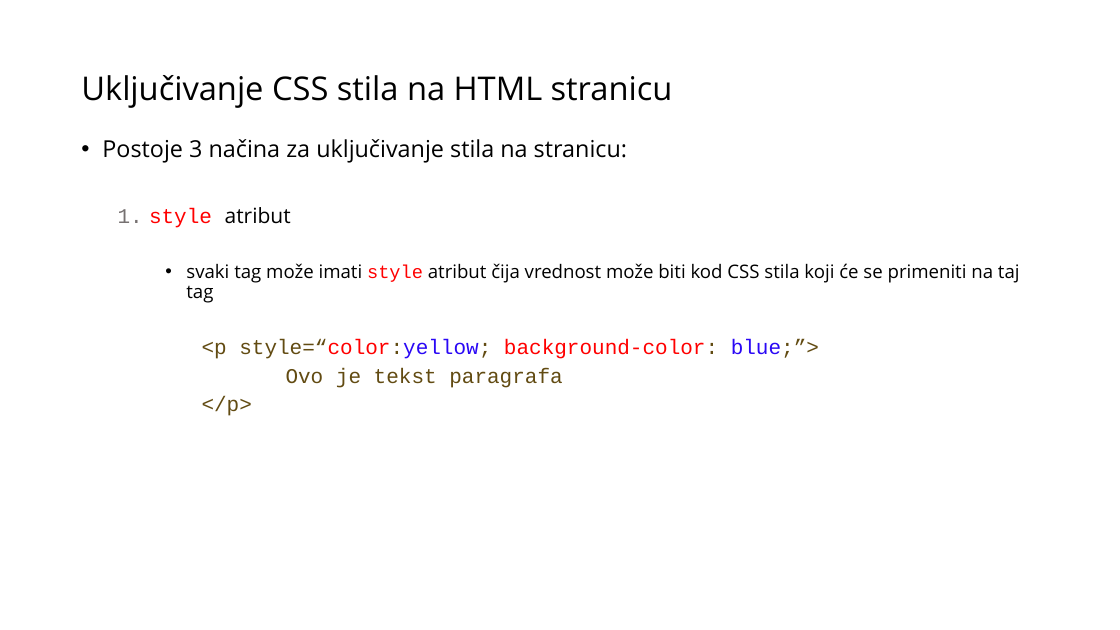
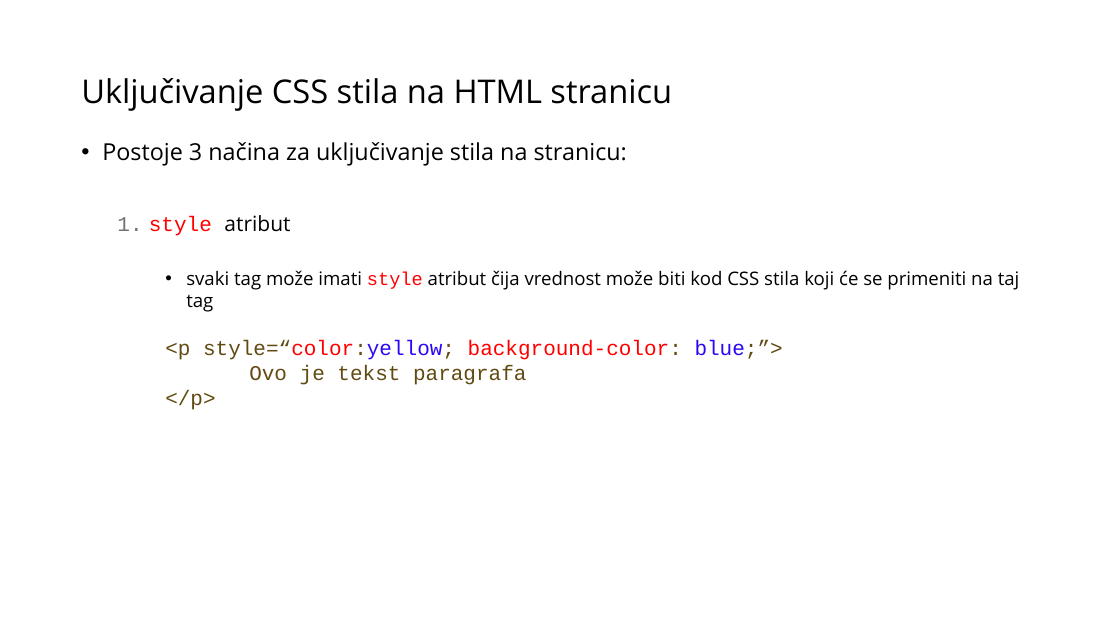
Before and after one commit to MissUchiha/frontend-programming-course, a slide deck: slide 5 of CSS/Prezentacija CSS.pptx. Drawn at 1120x630 pixels with LibreOffice and Linux fonts; fonts in the diff are those of the drawing. Boxes give left, top, right and bottom in pixels: in the first picture for what was removed or moved away, otherwise in the second. Text is boxed around its words. In the diff, an @@ line names an element or a change of style, - is before the commit and + after.

```diff
--- a/CSS/Prezentacija CSS.pptx
+++ b/CSS/Prezentacija CSS.pptx
@@ text "Uključivanje CSS stila na HTML ..." at (81, 78, 672, 111): line spacing 0.9 to 1 @@
@@ text "Postoje 3 načina za uključivanje ..." at (102, 142, 1020, 410): line spacing 0.9 to 1; indent changed; list level 2 to 1 in "<p style=“color:yellow; background-color: blue;”>"; list level 2 to 1 in "Ovo je tekst paragrafa"; list level 2 to 1 in "</p>" @@
```
Also in this commit, not shown: 60 other slides changed, 3 other files.
